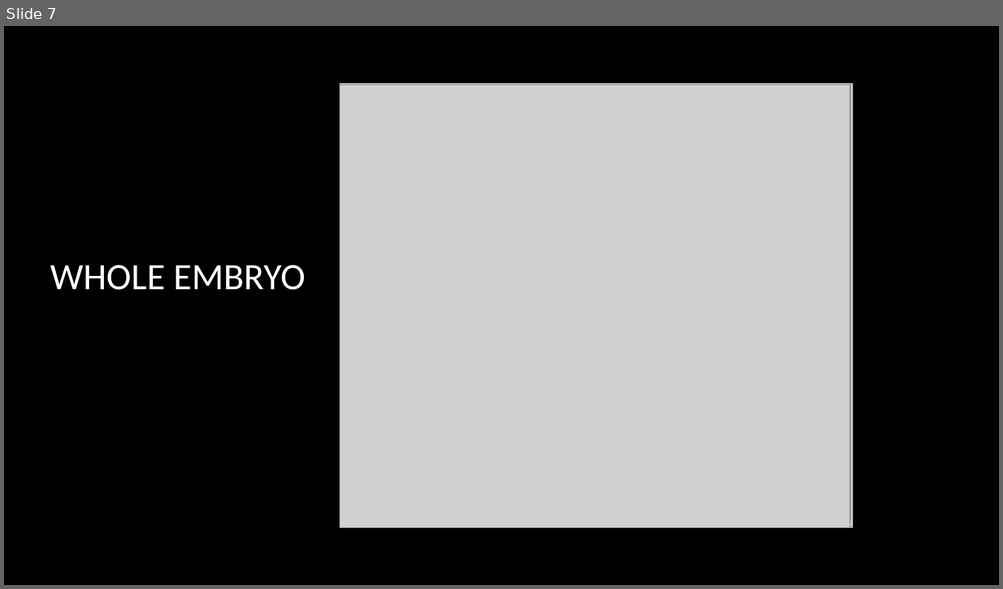
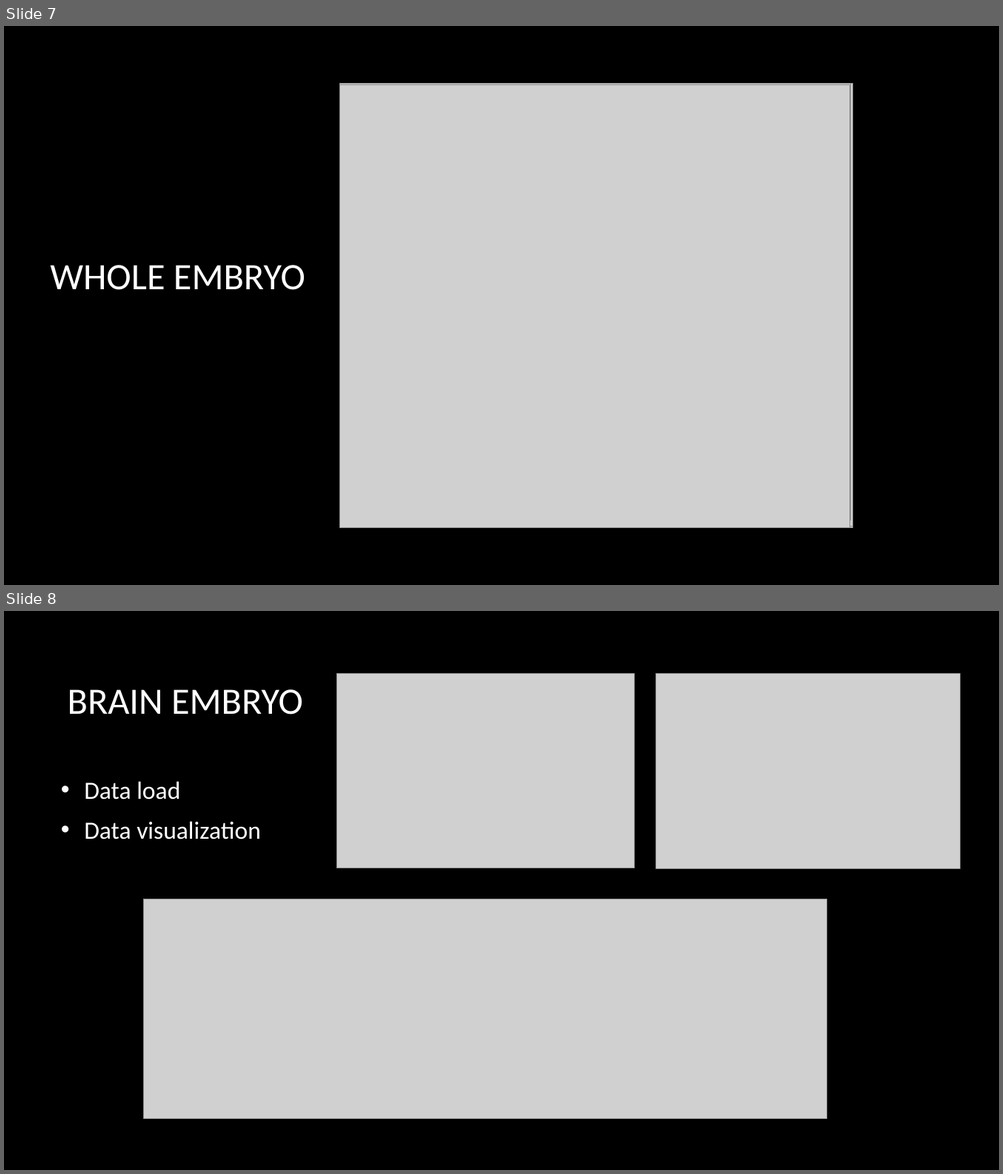
Before and after one commit to RixRasa/Genomics, a slide deck: Presentation1.pptx. Shown one above the other, each under a label of ours: slide 7 before the commit, slides 7 and 8 after it. The pictures are 1003x589 and 1003x1174 pixels, drawn with LibreOffice and Linux fonts; fonts in the diff are those of the drawing; grey boxes stand for pictures; background and template pictures are left out. Boxes give left, top, right and bottom in pixels: in the first picture for what was removed or moved away, otherwise in the second. Text is boxed around its words. In the diff, an @@ line names an element or a change of style, - is before the commit and + after.

Commit message:
brain embryo presentation part

```diff
--- a/Presentation1.pptx
+++ b/Presentation1.pptx
@@ slide 8 added at (4, 611, 999, 1170), background picture (left out) @@
@@ picture added at (337, 674, 634, 869) @@
@@ picture added at (656, 674, 961, 869) @@
@@ title added at (68, 689, 303, 715), 36 pt, text #FFFFFF @@
+BRAIN EMBRYO
@@ text added at (84, 781, 261, 840), 24 pt, text #FFFFFF @@
+• Data load
+• Data visualization
@@ picture added at (144, 900, 827, 1120) @@
```
Also in this commit, not shown: 1 slide changed, 6 other slides added, 3 slides removed, 2 other files.
